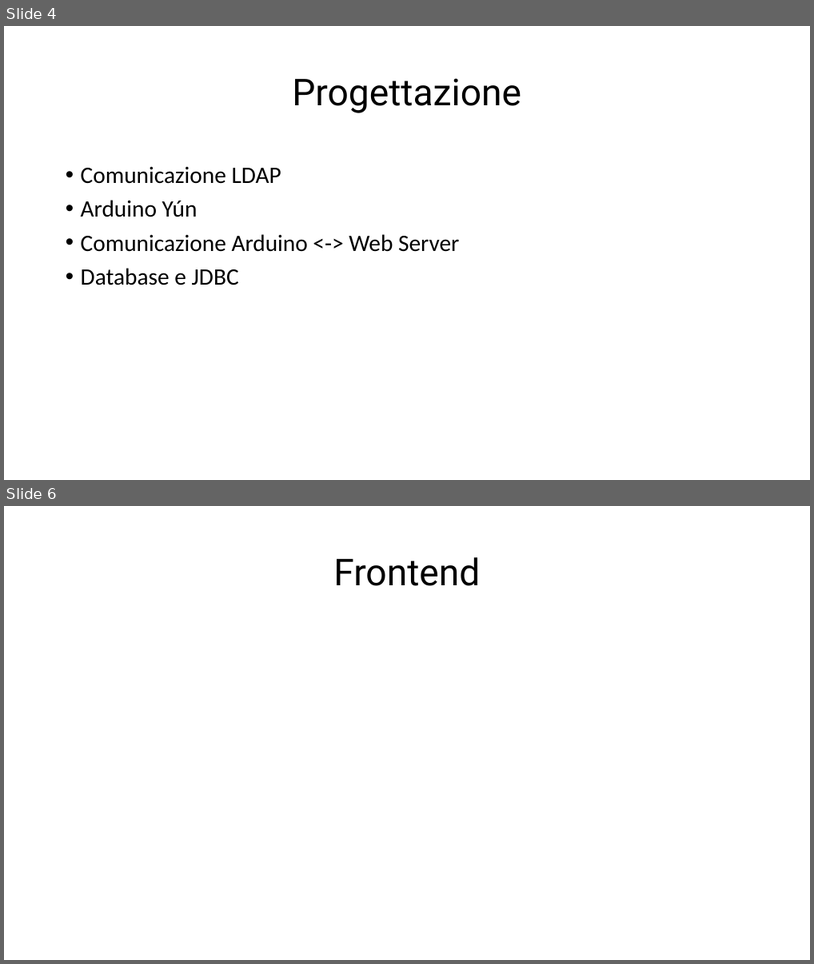
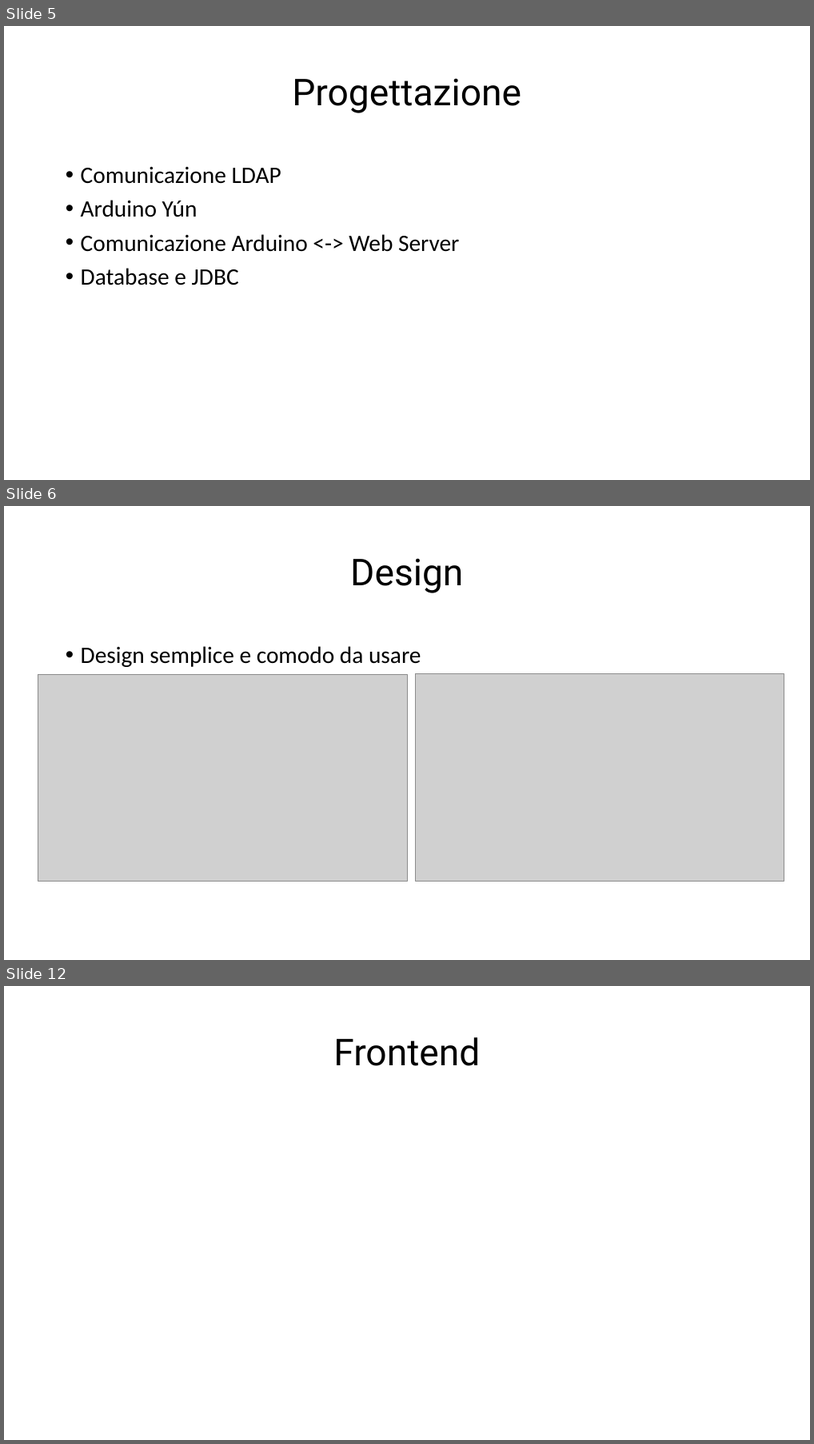
Before and after one commit to giuliobosco/domotics, a slide deck: presentation/domotics presentation.pptx. Shown one above the other, each under a label of ours: slides 4 and 6 before the commit, slides 5, 6 and 12 after it; the slides between them are not shown. The pictures are 814x964 and 814x1444 pixels, drawn with LibreOffice and Linux fonts; fonts in the diff are those of the drawing; grey boxes stand for pictures. Boxes give left, top, right and bottom in pixels: in the first picture for what was removed or moved away, otherwise in the second. Text is boxed around its words. In the diff, an @@ line names an element or a change of style, - is before the commit and + after.

```diff
--- a/presentation/domotics presentation.pptx
+++ b/presentation/domotics presentation.pptx
@@ slide 6 added at [4,506,810,960], background #FFFFFF @@
@@ title added at [350,558,463,593], 44 pt, text #000000 @@
+Design
@@ text added at [81,646,421,667], 28 pt, text #000000 @@
+• Design semplice e comodo da usare
@@ picture added at [38,674,407,881] @@
@@ picture added at [415,674,785,881] @@
@@ what was slide 4 is now slide 5 @@
@@ what was slide 6 is now slide 12 @@
```
Also in this commit, not shown: 3 slides changed, 6 other slides added, 2 slides removed.
